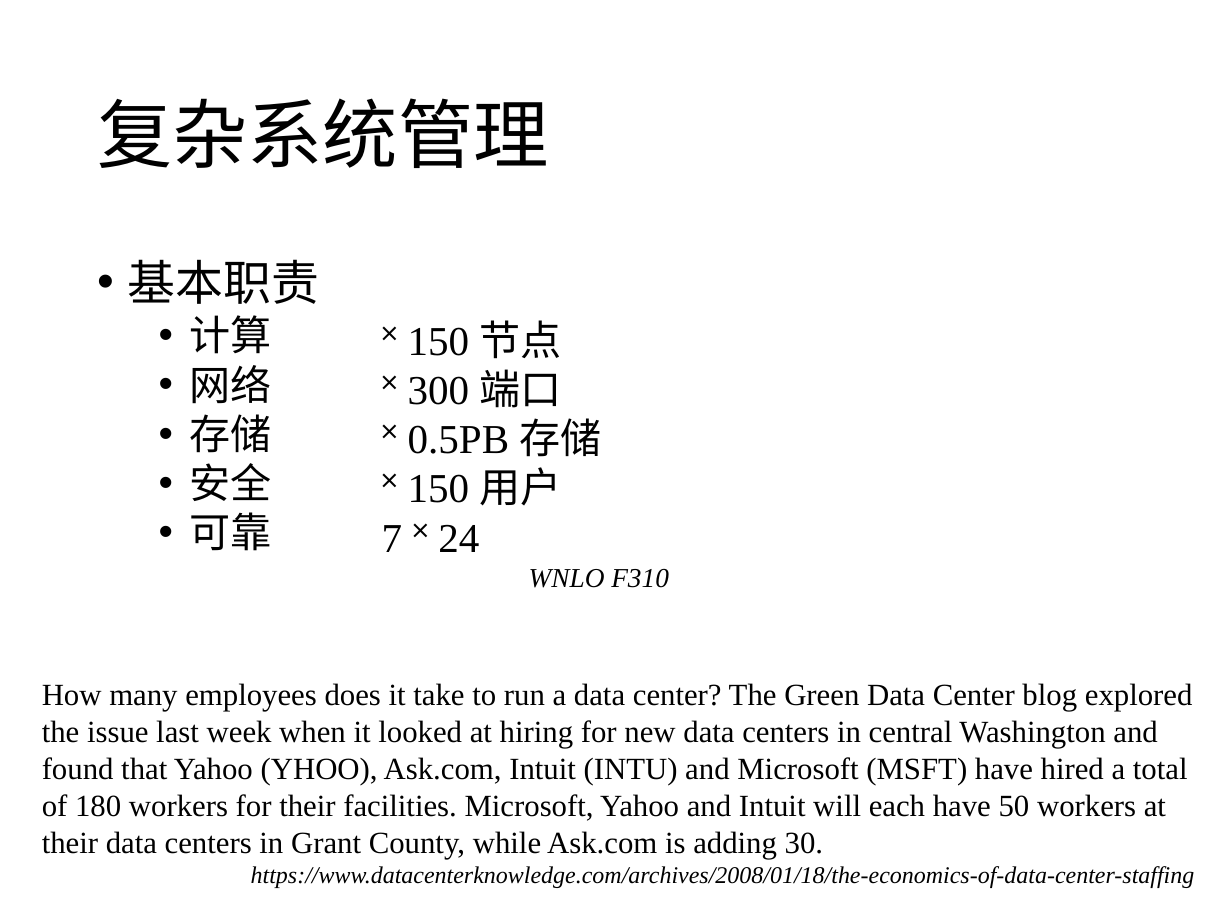
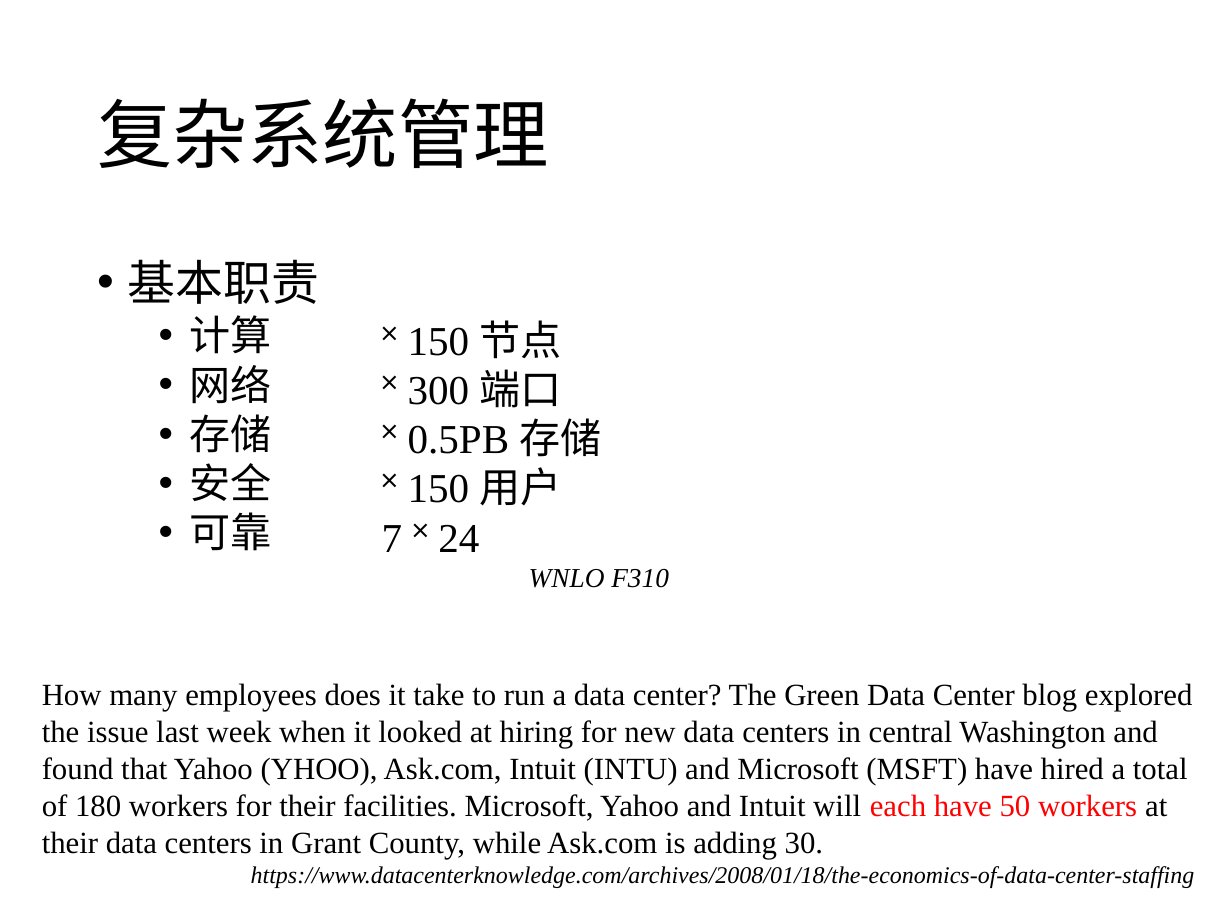
Before and after one commit to cs-course/data-center-course, a slide deck: slide 5 of data-center-2018-c07-08.pptx. Drawn at 1232x924 pixels with LibreOffice and Linux fonts; fonts in the diff are those of the drawing. Boxes give left, top, right and bottom in pixels: in the first picture for what was removed or moved away, otherwise in the second. Text is boxed around its words. In the diff, an @@ line names an element or a change of style, - is before the commit and + after.

```diff
--- a/data-center-2018-c07-08.pptx
+++ b/data-center-2018-c07-08.pptx
@@ text at (x1=42, y1=683, x2=1193, y2=859): text colour #000000 to #FF0000 in "each have 50 workers" @@
```
Also in this commit, not shown: 1 other slide changed, 2 slides added.
